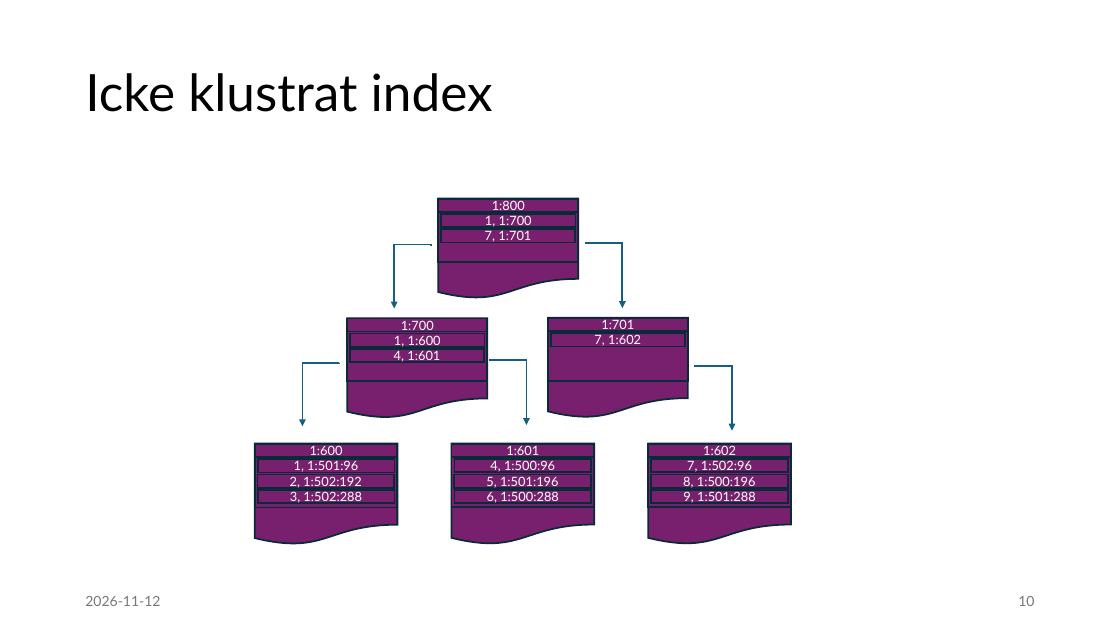
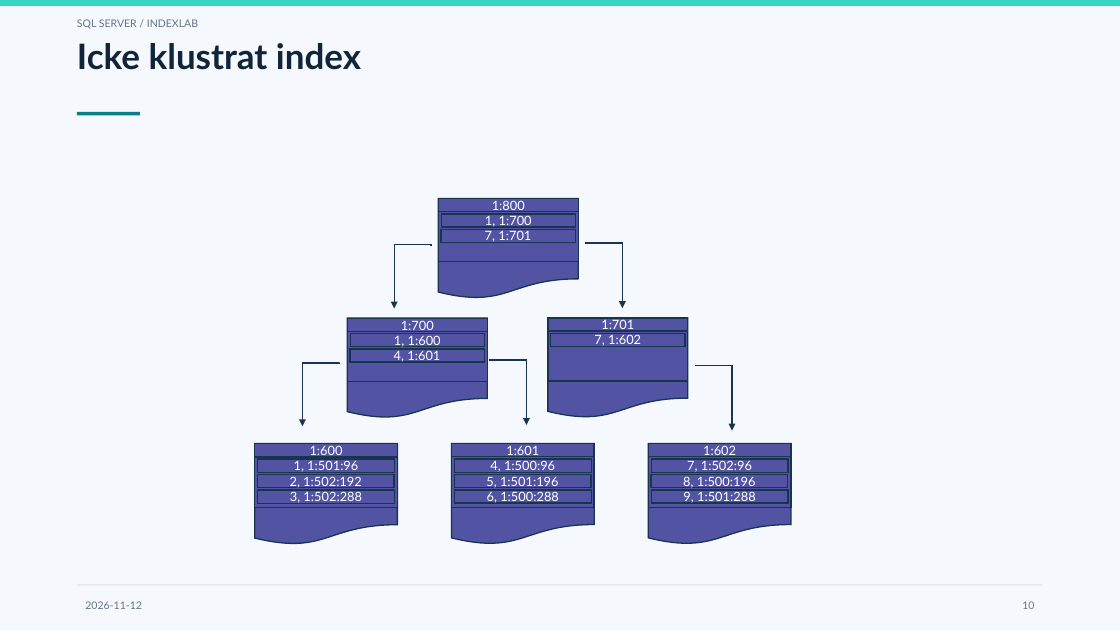
Before and after one commit to moppis/indexing, a slide deck: slide 10 of presentation/Indexering.pptx. Drawn at 1120x630 pixels with LibreOffice and Linux fonts; fonts in the diff are those of the drawing. Boxes give left, top, right and bottom in pixels: in the first picture for what was removed or moved away, otherwise in the second. Text is boxed around its words. In the diff, an @@ line names an element or a change of style, - is before the commit and + after.

```diff
--- a/presentation/Indexering.pptx
+++ b/presentation/Indexering.pptx
@@ background #FFFFFF to #F5F8FC @@
@@ rectangle added at box(0, 0, 1120, 6), fill #37D6C3 @@
@@ text added at box(77, 19, 198, 29), 9 pt, text #63758A @@
+SQL SERVER / INDEXLAB
@@ title "Icke klustrat index" at box(77, 43, 361, 70): size 44 to 30 pt, text colour #000000 to #10243A, bold on; vertical alignment middle to top @@
@@ rectangle added at box(77, 112, 140, 115), fill #087F8C @@
@@ fill #78206E to #5254A3; outline #092A39 1.5 pt to #19344F 1.1 pt in 32 elements at box(255, 444, 397, 457), box(258, 460, 395, 473), box(257, 475, 394, 488), box(258, 490, 395, 503), box(452, 444, 595, 457), box(455, 459, 592, 472), box(455, 475, 592, 488), box(455, 490, 592, 503), box(649, 444, 791, 457), box(651, 459, 788, 472), box(651, 475, 788, 488), box(651, 490, 788, 503), box(348, 318, 488, 332), box(350, 334, 485, 347), box(350, 349, 485, 362), box(548, 318, 688, 332), box(551, 334, 686, 347), box(439, 199, 579, 213), box(441, 214, 576, 228), box(441, 229, 576, 243), box(255, 444, 397, 544), box(255, 457, 397, 507), box(452, 444, 595, 544), box(452, 457, 595, 507), box(649, 444, 791, 544), box(649, 457, 791, 507), box(348, 318, 488, 418), box(348, 332, 488, 382), box(548, 318, 688, 418), box(548, 331, 688, 381), box(439, 198, 579, 298), box(439, 212, 579, 262) @@
@@ elbow arrow (431, 245) - (394, 308): stroke #156082 1.5 pt to #19344F 1.1 pt @@
@@ elbow arrow (586, 243) - (623, 308): stroke #156082 1.5 pt to #19344F 1.1 pt @@
@@ elbow arrow (339, 363) - (302, 427): stroke #156082 1.5 pt to #19344F 1.1 pt @@
@@ elbow arrow (490, 360) - (527, 425): stroke #156082 1.5 pt to #19344F 1.1 pt @@
@@ elbow arrow (696, 365) - (732, 431): stroke #156082 1.5 pt to #19344F 1.1 pt @@
@@ text "2026-11-12" at box(85, 601, 142, 609): size 12 to 9 pt, text colour #797979 to #63758A @@
@@ rectangle added at box(77, 585, 1044, 586), fill #D8E3ED @@
@@ page number at box(1022, 601, 1034, 609): size 12 to 9 pt, text colour #797979 to #63758A @@
```
Also in this commit, not shown: 20 other slides changed.
